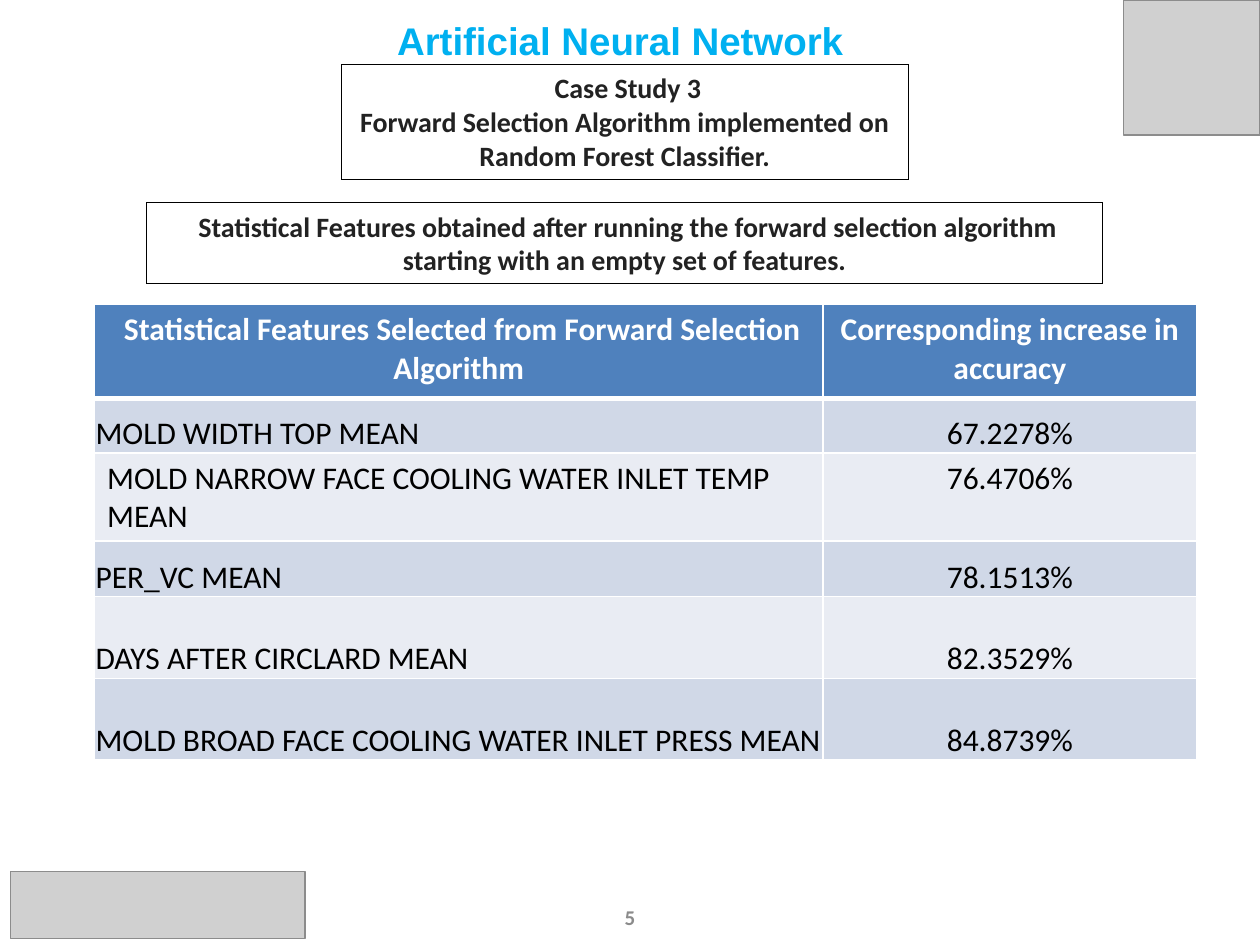
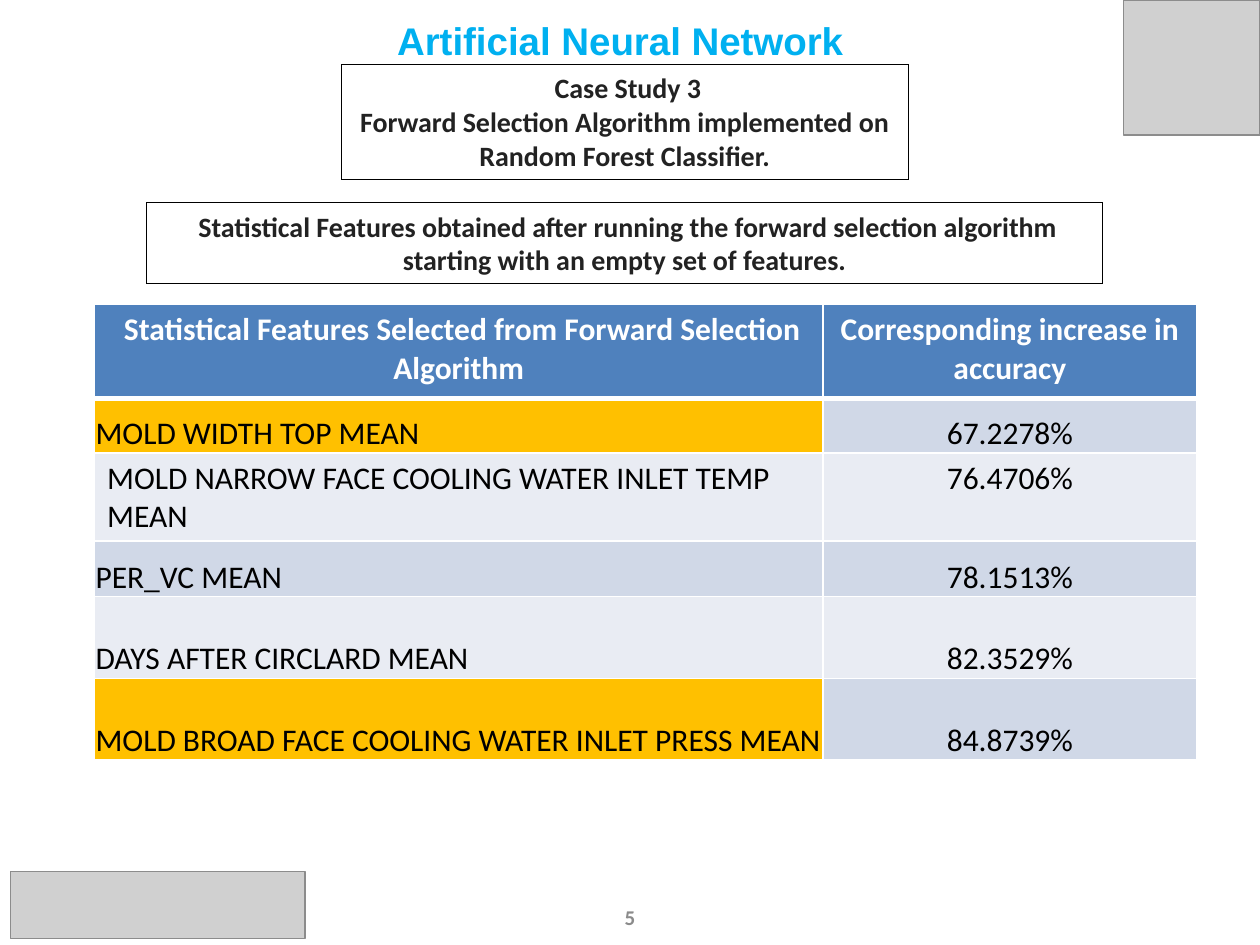
Before and after one commit to Subhigupta/Forward-Feature-Selection-Algorithm-on-AMNS-Data, a slide deck: slide 5 of ANN Update Slides June FFSA Updated.pptx. Drawn at 1260x945 pixels with LibreOffice and Linux fonts; fonts in the diff are those of the drawing; grey boxes stand for pictures. Boxes give left, top, right and bottom in pixels: in the first picture for what was removed or moved away, otherwise in the second. Text is boxed around its words. In the diff, an @@ line names an element or a change of style, - is before the commit and + after.

```diff
--- a/ANN Update Slides June FFSA Updated.pptx
+++ b/ANN Update Slides June FFSA Updated.pptx
@@ table at (x1=94, y1=305, x2=1197, y2=761) @@
@@ fill #D0D8E8 to #FFC000 in 2 cells @@
```
Also in this commit, not shown: 6 other slides changed, 4 slides added, 29 other files.
